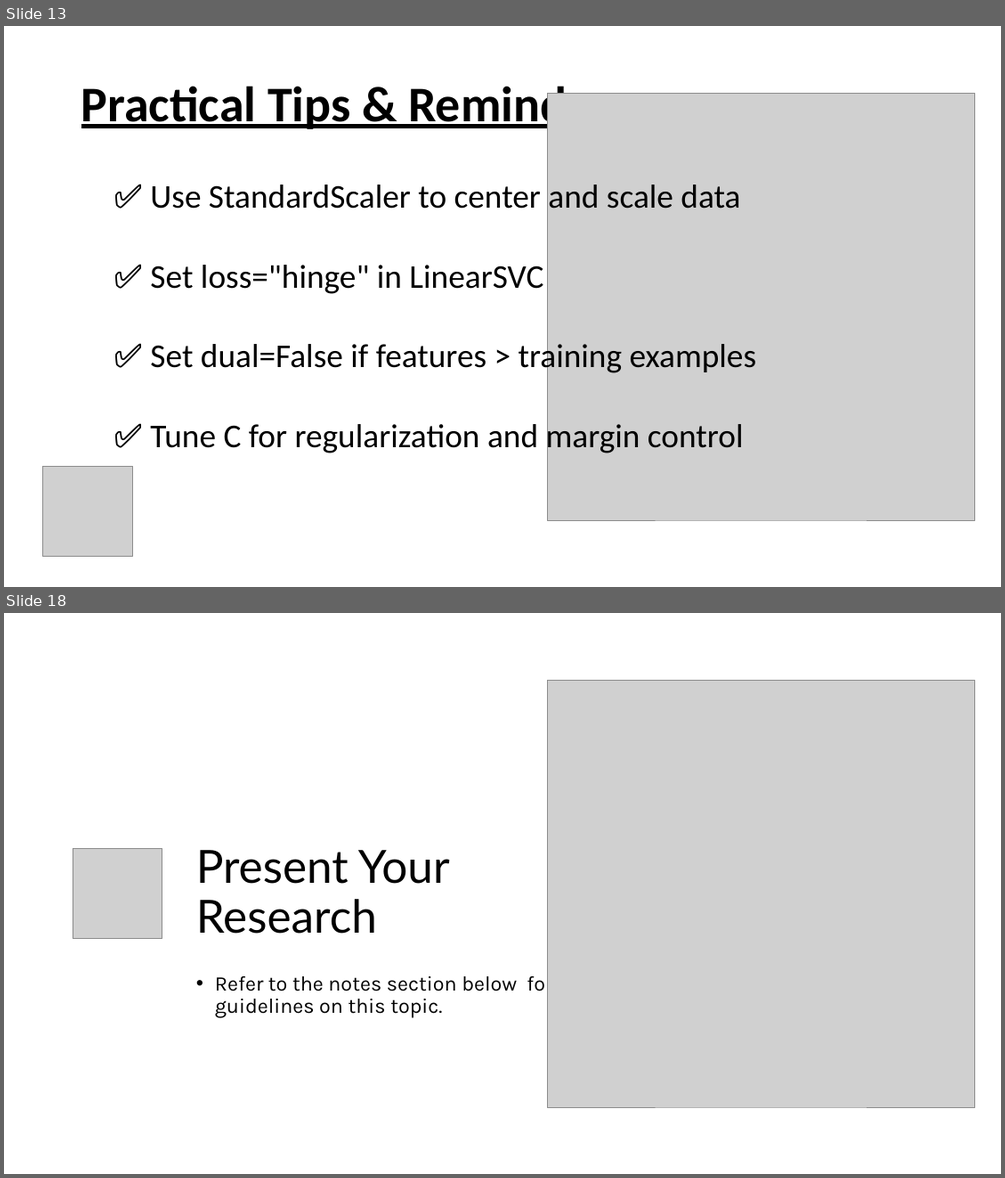
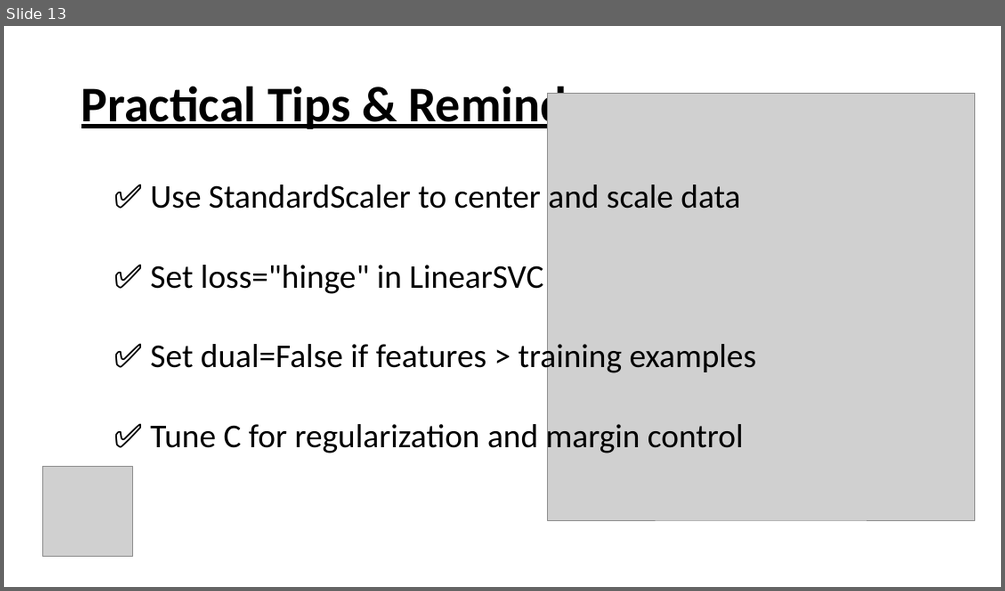
Before and after one commit to Mustafaahmed10/Machine-Learning-Slides-Chapter-5, a slide deck: Chapter 5.pptx. Shown one above the other, each under a label of ours: slides 13 and 18 before the commit, slide 13 after it; the slides between them are not shown. The pictures are 1005x1178 and 1005x591 pixels, drawn with LibreOffice and Linux fonts; fonts in the diff are those of the drawing; grey boxes stand for pictures. Boxes give left, top, right and bottom in pixels: in the first picture for what was removed or moved away, otherwise in the second. Text is boxed around its words. In the diff, an @@ line names an element or a change of style, - is before the commit and + after.

```diff
--- a/Chapter 5.pptx
+++ b/Chapter 5.pptx
@@ slide 18 removed at bbox=[4, 613, 1001, 1174], background #FFFFFF @@
@@ picture removed at bbox=[547, 680, 974, 1107] @@
@@ picture removed at bbox=[73, 849, 162, 938] @@
@@ title removed at bbox=[196, 850, 450, 933] @@
-Present Your Research
@@ text removed at bbox=[215, 972, 552, 1017] @@
-• Refer to the notes section below for guidelines on this topic.
```
Also in this commit, not shown: 3 slides changed, 17 slides added, 2 other slides removed.
